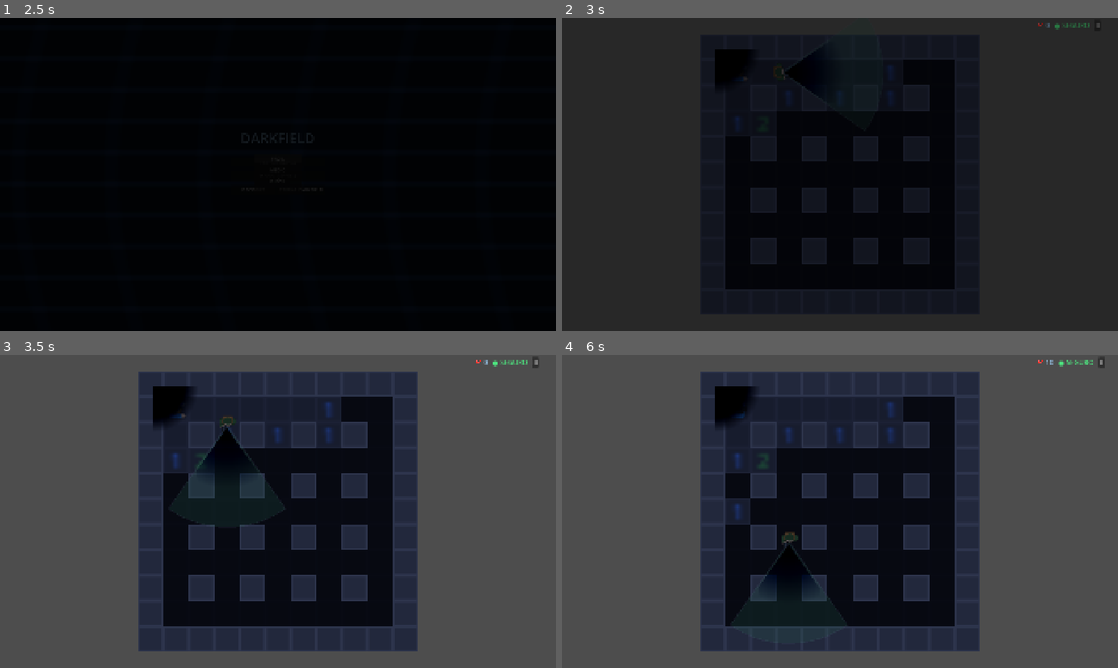
Above: before the commit, frames 1-4 (two rows, left to right).
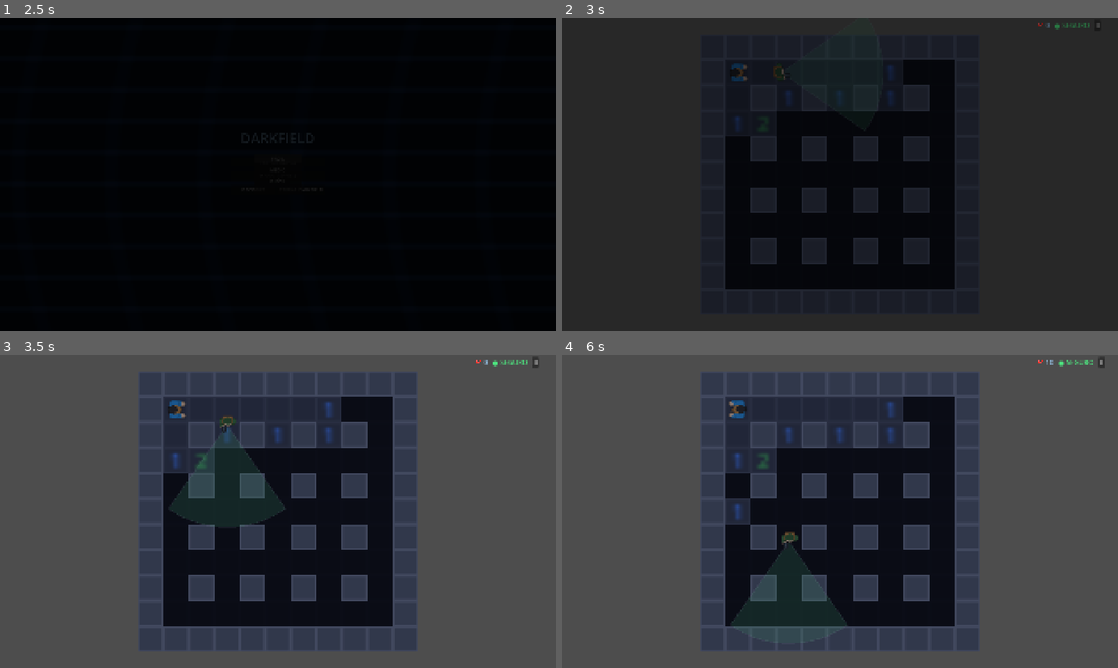
Above: after the commit, the same moments.

Repository: MayraSRS04/Darkfield
Game: Godot game, scene res://scenes/00_menu.tscn
The game is run twice, just before and just after one commit, with the same random seed, the same clock (stepped at 60 frames per second) and the same inputs.
Inputs:
- Up to frame 1 (2.5 s): tap Enter at 0.5 s; hold Right (ui_right) 0.53-1.25 s; tap F at 0.6 s; tap Space at 0.77 s; click "PARTIDA RÁPIDA" at 1.25 s; click "FÁCIL" at 2 s
- Up to frame 2 (3 s): click "II" at 2.75 s
- Up to frame 3 (3.5 s): no input
- Up to frame 4 (6 s): hold Down (ui_down) 3.53-4.28 s; tap F every 0.75 s from 3.6 to 5.85 s; tap Space at 3.77, 5.27 s; hold Right (ui_right) 4.28-5.03 s; hold Up (ui_up) 5.03-5.78 s; hold Left (ui_left) from 5.78 s (still down)

Frame 1 is identical in both runs. In frame 2, 1.3% of the frame differs, in the area x 27-49%, y 9-26%; in frame 3, 1.8%; in frame 4, 1.9%, in the area x 27-60%, y 10-92%.

Commit message:
fix: se arreglo logica de la linterna de los cazadores

Diff:
--- a/actors/Cazador.tscn
+++ b/actors/Cazador.tscn
@@ -5,13 +5,6 @@
 
 [sub_resource type="CircleShape2D" id="CircleShape2D_3vxol"]
 radius = 6.0
-
-[sub_resource type="Gradient" id="Gradient_luz"]
-colors = PackedColorArray(1, 1, 1, 1, 1, 1, 1, 0)
-
-[sub_resource type="GradientTexture2D" id="GradientTexture2D_luz"]
-gradient = SubResource("Gradient_luz")
-fill = 1
 
 [sub_resource type="CircleShape2D" id="CircleShape2D_contacto"]
 
@@ -29,15 +22,13 @@
 texture = ExtResource("2_3vxol")
 
 [node name="Linterna" type="PointLight2D" parent="." unique_id=-2094967295]
+blend_mode = 1
+energy = 1.2
+texture_scale = 0.5
 color = Color(1.0, 0.92, 0.75, 1)
 shadow_enabled = true
 shadow_color = Color(0, 0, 0, 0.85)
-texture = SubResource("GradientTexture2D_luz")
-texture_scale = 0.6
-blend_mode = 1
-energy = 2.5
 shadow_filter = 0
-
 
 [node name="AreaContacto" type="Area2D" parent="." unique_id=-994967295]
 collision_layer = 0
--- a/actors/cazador.gd
+++ b/actors/cazador.gd
@@ -24,7 +24,6 @@
 	inicio = global_position
 	destino = global_position
 	ultima_pos_vista = global_position
-	call_deferred("_configurar_linterna", GameManager.ANGULO_CONO)
 	$AreaContacto.body_entered.connect(_on_contacto)
 
 func _physics_process(delta: float) -> void:
@@ -49,30 +48,15 @@
 				ruta = []
 				break
 
-	if estado != ultimo_estado_linterna:
-		ultimo_estado_linterna = estado
-		match estado:
-			Estado.SOSPECHANDO:
-				_configurar_linterna(GameManager.ANGULO_CONO * 1.5)
-			Estado.PERSIGUIENDO, Estado.INVESTIGANDO:
-				_configurar_linterna(GameManager.ANGULO_CONO * 2.2)
-			_:
-				_configurar_linterna(GameManager.ANGULO_CONO)
-
 	$Linterna.rotation = ultima_direccion.angle() + PI / 2.0
 	match estado:
 		Estado.SOSPECHANDO:
-			$Linterna.energy = 1.4
-			$Linterna.texture_scale = 0.33
-			$Linterna.position = ultima_direccion * 21.0
+			$Linterna.energy = 1.8
 		Estado.PERSIGUIENDO, Estado.INVESTIGANDO:
-			$Linterna.energy = 1.8
-			$Linterna.texture_scale = 0.36
-			$Linterna.position = ultima_direccion * 21.0 * (0.36 / 0.3)
-		_:
-			$Linterna.energy = 0.9
-			$Linterna.texture_scale = 0.3
-			$Linterna.position = ultima_direccion * 21.0
+			$Linterna.energy = 2.5
+		_:
+			$Linterna.energy = 1.2
+	$Linterna.position = Vector2.ZERO
 
 	queue_redraw()
 
@@ -367,27 +351,6 @@
 		var progreso: float = minf(timer_sospecha / GameManager.TIEMPO_ESPERA_PATRULLA, 1.0)
 		draw_arc(Vector2.ZERO, 8.0, -PI / 2.0, -PI / 2.0 + progreso * TAU, 20, Color(1.0, 1.0, 0.2, 0.95), 2.0)
 
-func _configurar_linterna(angulo_cono: float) -> void:
-	if not is_inside_tree() or $Linterna == null:
-		return
-	var tam := 128
-	var imagen := Image.create(tam, tam, false, Image.FORMAT_RGBA8)
-	var medio_angulo := deg_to_rad(angulo_cono)
-	for y: int in range(tam):
-		for x: int in range(tam):
-			var dir := Vector2(float(x) - tam / 2.0, float(y) - float(tam))
-			var dist := dir.length()
-			if dist > tam or dist < 1.0:
-				continue
-			var angulo: float = abs(wrapf(dir.angle() + PI / 2.0, -PI, PI))
-			if angulo > medio_angulo:
-				continue
-			var intensidad := 1.0 - (dist / float(tam))
-			imagen.set_pixel(x, y, Color(1.0, 1.0, 1.0, intensidad))
-	if imagen.get_pixel(tam / 2, tam / 2).a == 0.0:
-		imagen.set_pixel(tam / 2, tam / 2, Color(1.0, 1.0, 1.0, 0.01))
-	$Linterna.texture = ImageTexture.create_from_image(imagen)
-
 func _on_contacto(cuerpo: Node2D) -> void:
 	if cuerpo != jugador:
 		return
--- a/actors/jugador.tscn
+++ b/actors/jugador.tscn
@@ -6,15 +6,6 @@
 
 [sub_resource type="CircleShape2D" id="CircleShape2D_nxmki"]
 radius = 6.0
-
-[sub_resource type="Gradient" id="Gradient_luz"]
-colors = PackedColorArray(1, 1, 1, 1, 1, 1, 1, 0)
-
-[sub_resource type="GradientTexture2D" id="GradientTexture2D_luz"]
-gradient = SubResource("Gradient_luz")
-fill = 1
-width = 64
-height = 64
 
 [node name="Jugador" type="CharacterBody2D" unique_id=1797815940]
 script = ExtResource("1_xye6u")
@@ -30,10 +21,8 @@
 [node name="Camera2D" type="Camera2D" parent="." unique_id=1441707801]
 script = ExtResource("3_camara")
 
-[node name="LuzJugador" type="PointLight2D" parent="."]
-texture = SubResource("GradientTexture2D_luz")
+[node name="LuzJugador" type="PointLight2D" parent="." unique_id=1775764579]
+color = Color(0.85, 0.9, 1, 1)
+energy = 3.5
 blend_mode = 1
-energy = 1.8
-texture_scale = 0.45
-color = Color(0.85, 0.9, 1.0, 1)
-shadow_enabled = false
+texture_scale = 0.6
--- a/scenes/01_juego.tscn
+++ b/scenes/01_juego.tscn
@@ -138,7 +138,7 @@
 text = "SALIR DE LA PARTIDA"
 
 [node name="Oscuridad" type="CanvasModulate" parent="." unique_id=1244061730]
-color = Color(0.38, 0.42, 0.55, 1)
+color = Color(0.55, 0.58, 0.68, 1)
 
 [node name="FadeEntrada" type="CanvasLayer" parent="." unique_id=1169118498]
 layer = 20
--- a/scenes/juego.gd
+++ b/scenes/juego.gd
@@ -84,7 +84,6 @@
 	btn_menu_principal.pressed.connect(_on_menu)
 	GameManager.minas_restantes_cambiado.connect(_on_minas_cambiado)
 	GameManager.jugador_detectado.connect(_on_alerta_cambiada)
-	oscuridad.color = Color(0.38, 0.42, 0.55, 1)
 	_iniciar_fade()
 
 
